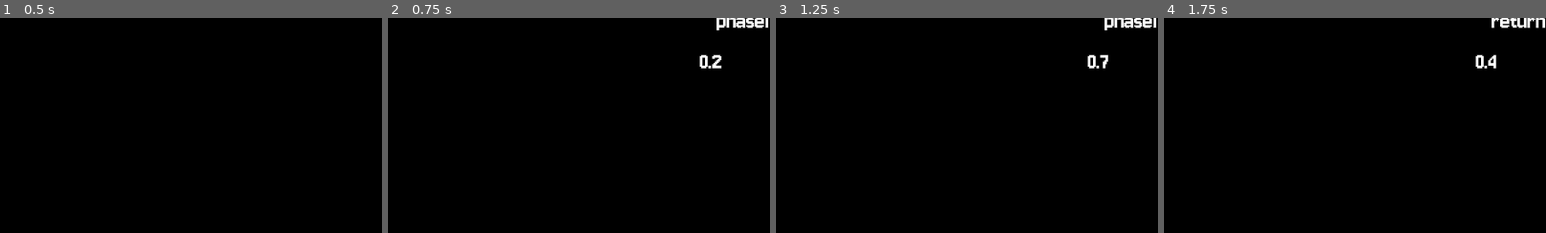
Above: before the commit, frames 1-4 (left to right).
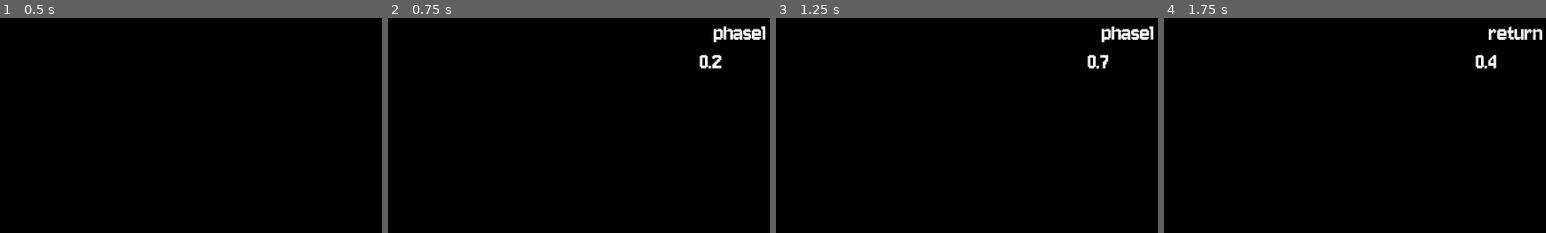
Above: after the commit, the same moments.

Repository: Rahlback/maze-visualizer
Game: Godot game, scene res://main.tscn
Two runs of this game, one before a commit and one after it. Both use one fixed random seed, a clock stepped at 60 frames per second and the inputs below.
Inputs (mouse positions are % of the whole screen's width and height, from its top left):
- Up to frame 1 (0.5 s): no input
- Up to frame 2 (0.75 s): click (9, 85) at 0.5 s
- Up to frame 3 (1.25 s): no input
- Up to frame 4 (1.75 s): click (9, 85) at 1.25 s
The pictures show only the part of the screen within x 50-100%, y 0-50%; the shares and areas given below are measured in that part.

Frame 1 is identical in both runs. In frame 2, 1.2% of the frame differs, in the area x 85-100%, y 0-12%; in frame 3, 1.2%; in frame 4, 1.1%.

Commit message:
Fix crash when trying to read a new file

Diff:
--- a/main.tscn
+++ b/main.tscn
@@ -36,6 +36,7 @@
 anchor_bottom = 1.0
 grow_horizontal = 2
 grow_vertical = 2
+mouse_filter = 1
 color = Color(0, 0, 0, 1)
 
 [node name="PointLight2D" type="PointLight2D" parent="." unique_id=187089522]
@@ -63,14 +64,12 @@
 
 [node name="Label" type="Label" parent="Teams" unique_id=1668437255]
 anchors_preset = -1
-anchor_left = 0.855
-anchor_top = 0.264
-anchor_right = 0.855
-anchor_bottom = 0.264
-offset_left = 191.3999
-offset_top = -255.12
-offset_right = 231.3999
-offset_bottom = -203.12
+anchor_left = 1.0
+anchor_right = 1.0
+offset_left = -47.0
+offset_top = 7.0
+offset_right = -7.0
+offset_bottom = 74.0
 grow_horizontal = 0
 theme_override_font_sizes/font_size = 48
 metadata/_edit_use_anchors_ = true
--- a/scripts/menus.gd
+++ b/scripts/menus.gd
@@ -44,11 +44,8 @@
 	var files = DirAccess.get_files_at(monitor_dir)
 
 	for file in files:
-		if not file in files_latest_modified:
-			pass # Need reload
 		var modified_time = FileAccess.get_modified_time(monitor_dir + "/" + file)
-
-		if files_latest_modified[file] != modified_time:
+		if not file in files_latest_modified or files_latest_modified[file] != modified_time:
 			await _on_file_dialog_dir_selected(monitor_dir)
 			await get_tree().physics_frame
 			_on_play_button_pressed()
